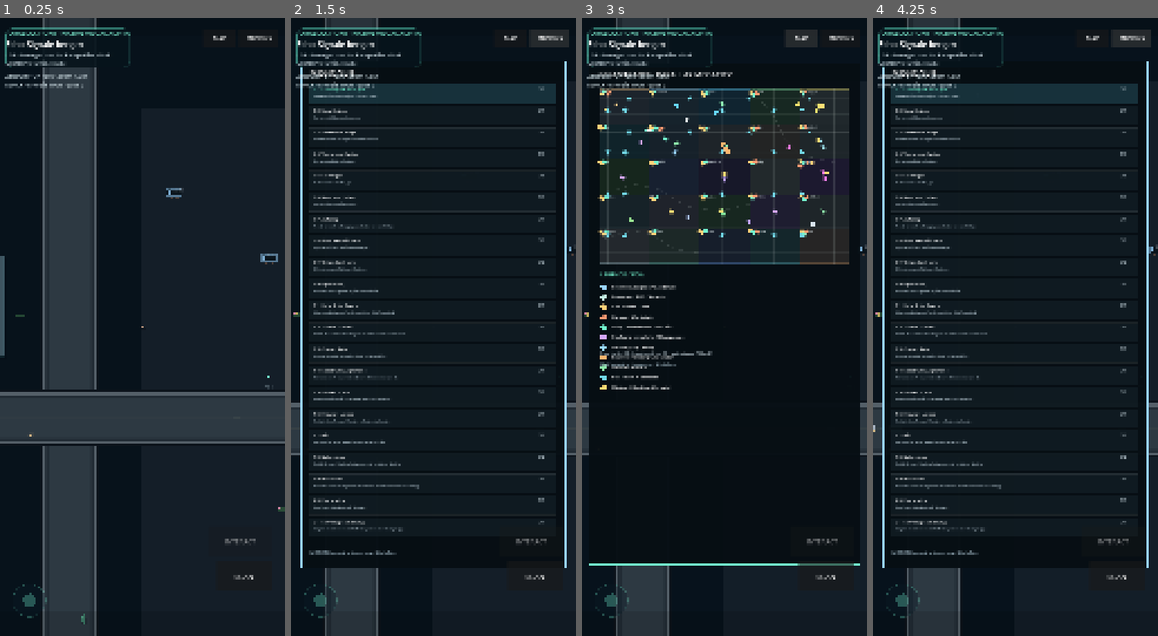
Above: before the commit, frames 1-4 (left to right).
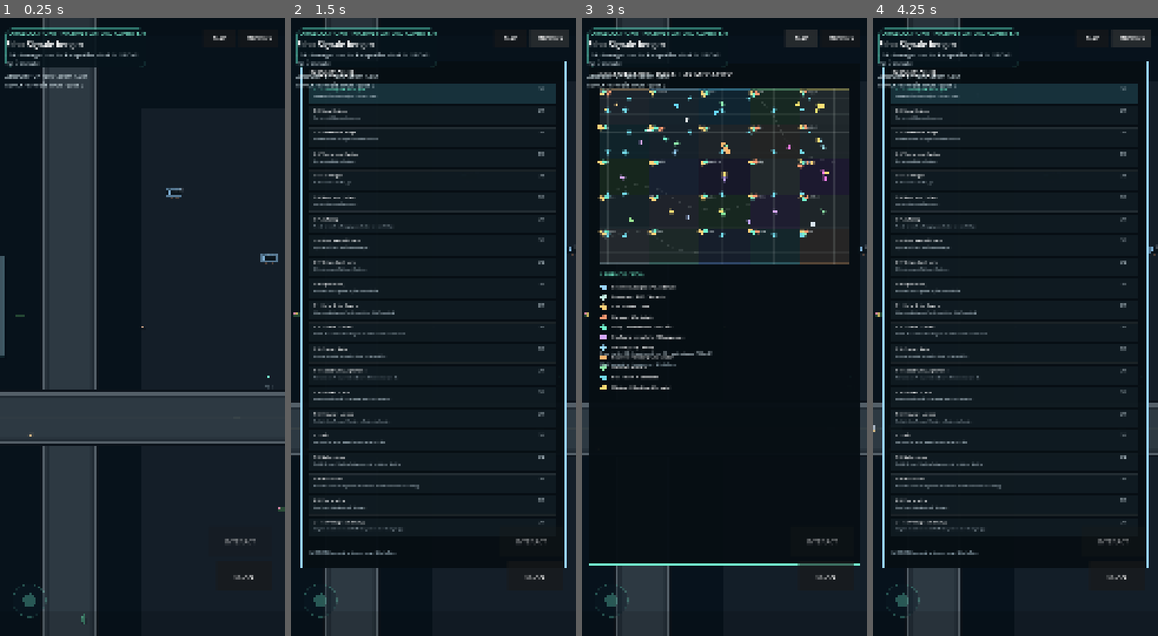
Above: after the commit, the same moments.

Repository: chekento/parallaxhunt
Game: Godot game, scene res://scenes/Main.tscn
Two runs of this game, one before a commit and one after it. Both use one fixed random seed, a clock stepped at 60 frames per second and the inputs below.
Inputs:
- Up to frame 1 (0.25 s): no input
- Up to frame 2 (1.5 s): click "MAP" at 0.5 s; click "MISSIONS" at 1.25 s
- Up to frame 3 (3 s): click "SCAN" at 2 s; click "MAP" at 2.75 s
- Up to frame 4 (4.25 s): click "MISSIONS" at 3.5 s

The runs differ from the first frame. In frame 1, 0.3% of the frame differs, in the area x 2-52%, y 1-8%; in frame 2, 0.3%; in frame 3, 0.3%; in frame 4, 0.3%.

Commit message:
Refresh in-game alpha label

Diff:
--- a/scripts/main.gd
+++ b/scripts/main.gd
@@ -653,7 +653,7 @@
     vb.add_theme_constant_override("separation", 5)
     mission_panel.add_child(vb)
     var title := Label.new()
-    title.text = "PARALLAX HUNT · NATIVE VISUAL ALPHA"
+    title.text = "PARALLAX HUNT · NATIVE FEATURE ALPHA 1.4"
     title.add_theme_font_size_override("font_size", 24)
     title.modulate = Color("#7ff0d2")
     vb.add_child(title)
